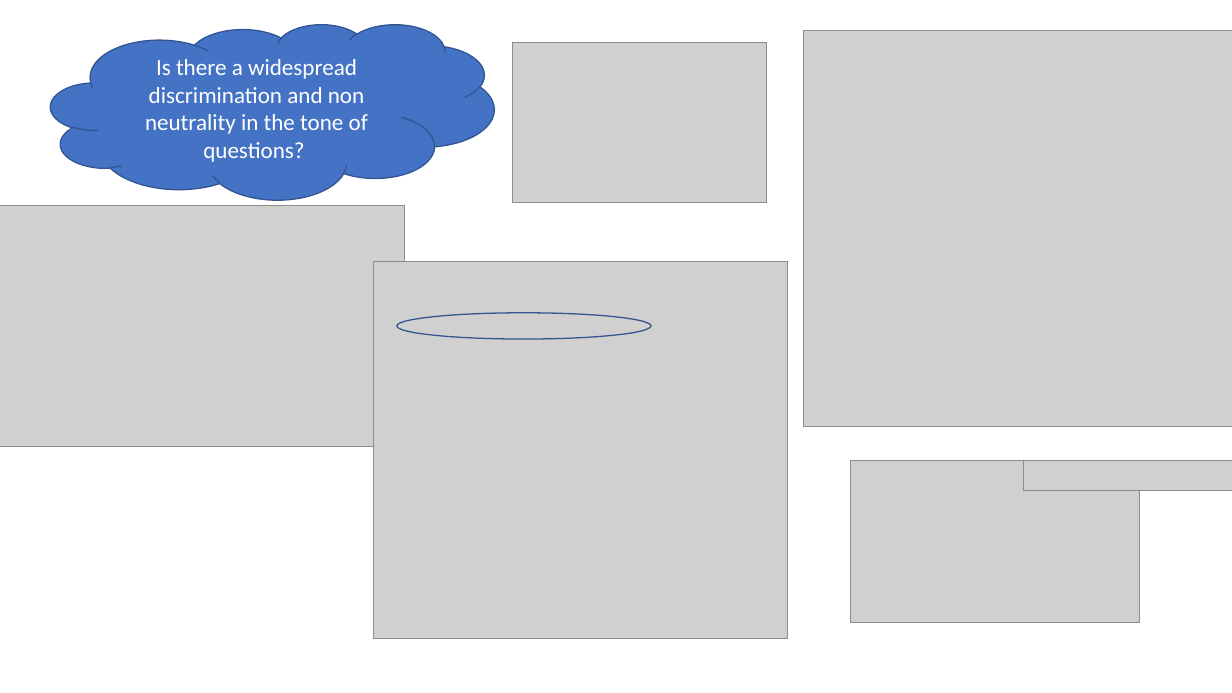
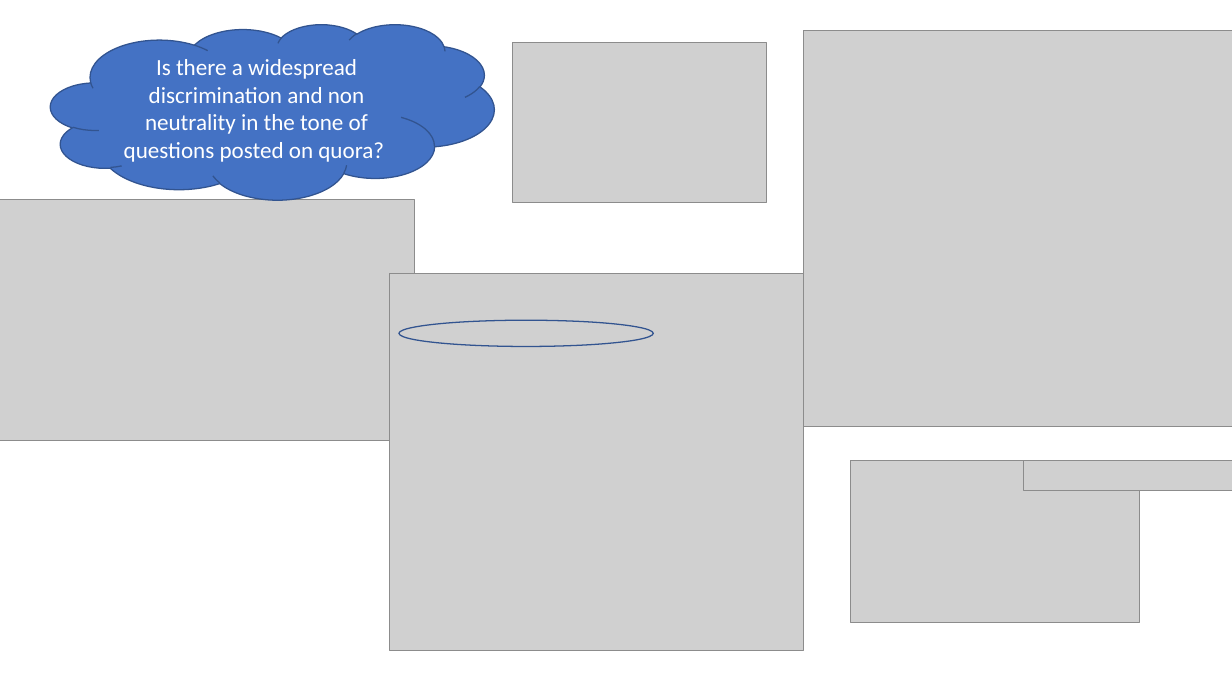
Before and after one commit to shalin4788/Springboard-Do-not-refer-, a slide deck: slide 7 of Capstone Two/reports/Capstone_Presentation.pptx. Drawn at 1232x693 pixels with LibreOffice and Linux fonts; fonts in the diff are those of the drawing; grey boxes stand for pictures. Boxes give left, top, right and bottom in pixels: in the first picture for what was removed or moved away, otherwise in the second. Text is boxed around its words. In the diff, an @@ line names an element or a change of style, - is before the commit and + after.

```diff
--- a/Capstone Two/reports/Capstone_Presentation.pptx
+++ b/Capstone Two/reports/Capstone_Presentation.pptx
@@ text in cloud at [124, 59, 384, 162]: text changed @@
-Is there a widespread discrimination and non neutrality in the tone of questions?
+Is there a widespread discrimination and non neutrality in the tone of questions posted on quora?
@@ picture: place and size @@
-picture at [0, 205, 404, 446]
+picture at [0, 200, 414, 441]
@@ picture: place and size @@
-picture at [373, 262, 787, 639]
+picture at [389, 274, 803, 651]
@@ ellipse: place and size @@
-ellipse at [396, 313, 651, 339]
+ellipse at [399, 321, 653, 347]
```
Also in this commit, not shown: 11 other slides changed, 1 other file.
